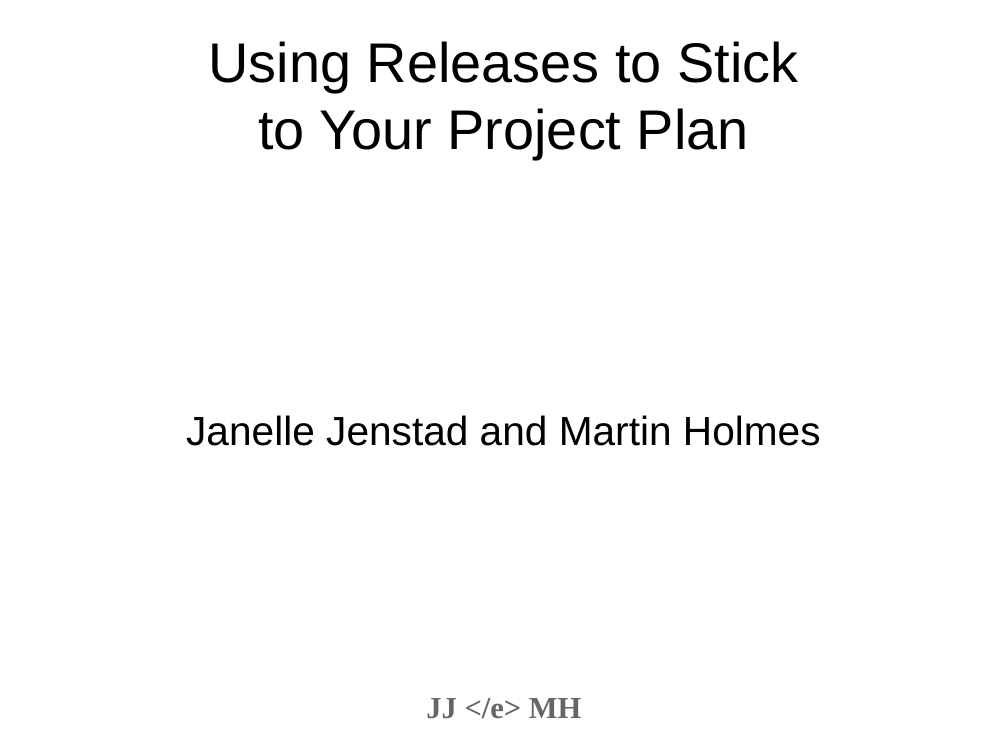
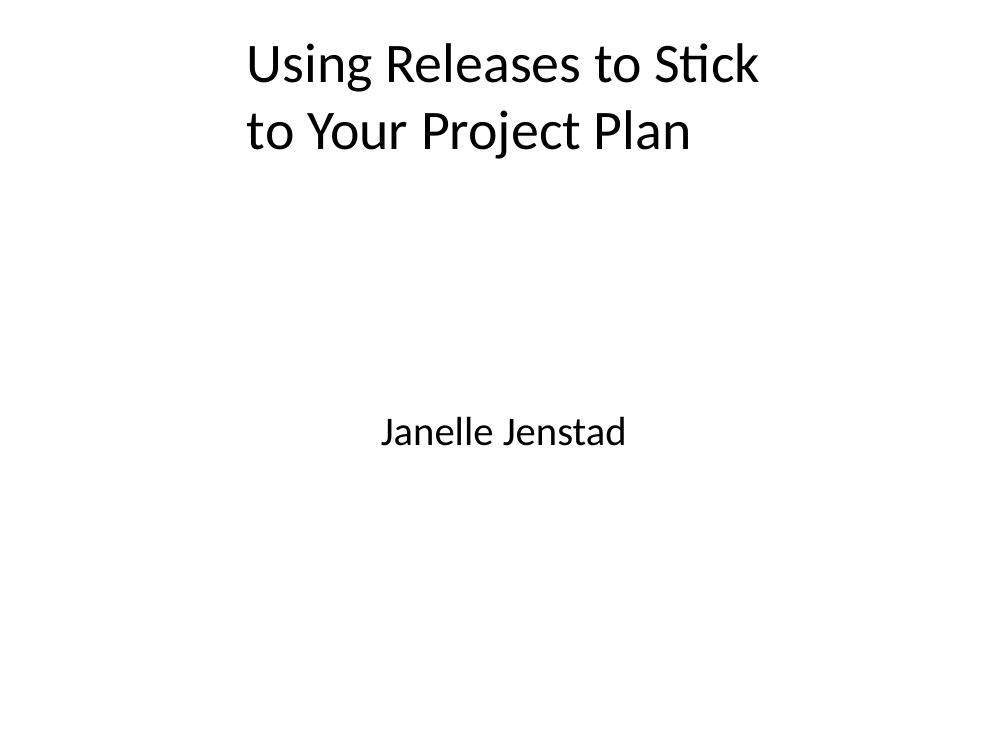
Before and after one commit to projectEndings/Endings, a slide deck: slide 1 of presentations/dhsi2019/using_releases_to_stick_to_project_plan.odp. Drawn at 1008x756 pixels with LibreOffice and Linux fonts; fonts in the diff are those of the drawing; background and template pictures are left out. Boxes give left, top, right and bottom in pixels: in the first picture for what was removed or moved away, otherwise in the second. Text is boxed around its words. In the diff, an @@ line names an element or a change of style, - is before the commit and + after.

Commit message:
Made final changes to presentations on releases

```diff
--- a/presentations/dhsi2019/using_releases_to_stick_to_project_plan.odp
+++ b/presentations/dhsi2019/using_releases_to_stick_to_project_plan.odp
@@ title "Using Releases to Stick to ..." at (247, 43, 760, 159): font Arial to Calibri; alignment centre to left @@
@@ subtitle at (381, 416, 627, 446): text changed; font Arial to Calibri @@
-Janelle Jenstad and Martin Holmes
+Janelle Jenstad
@@ text removed at (426, 698, 581, 719) @@
-JJ </e> MH
```
Also in this commit, not shown: 8 other slides changed, 20 slides added, 1 slide removed, 1 other file.
